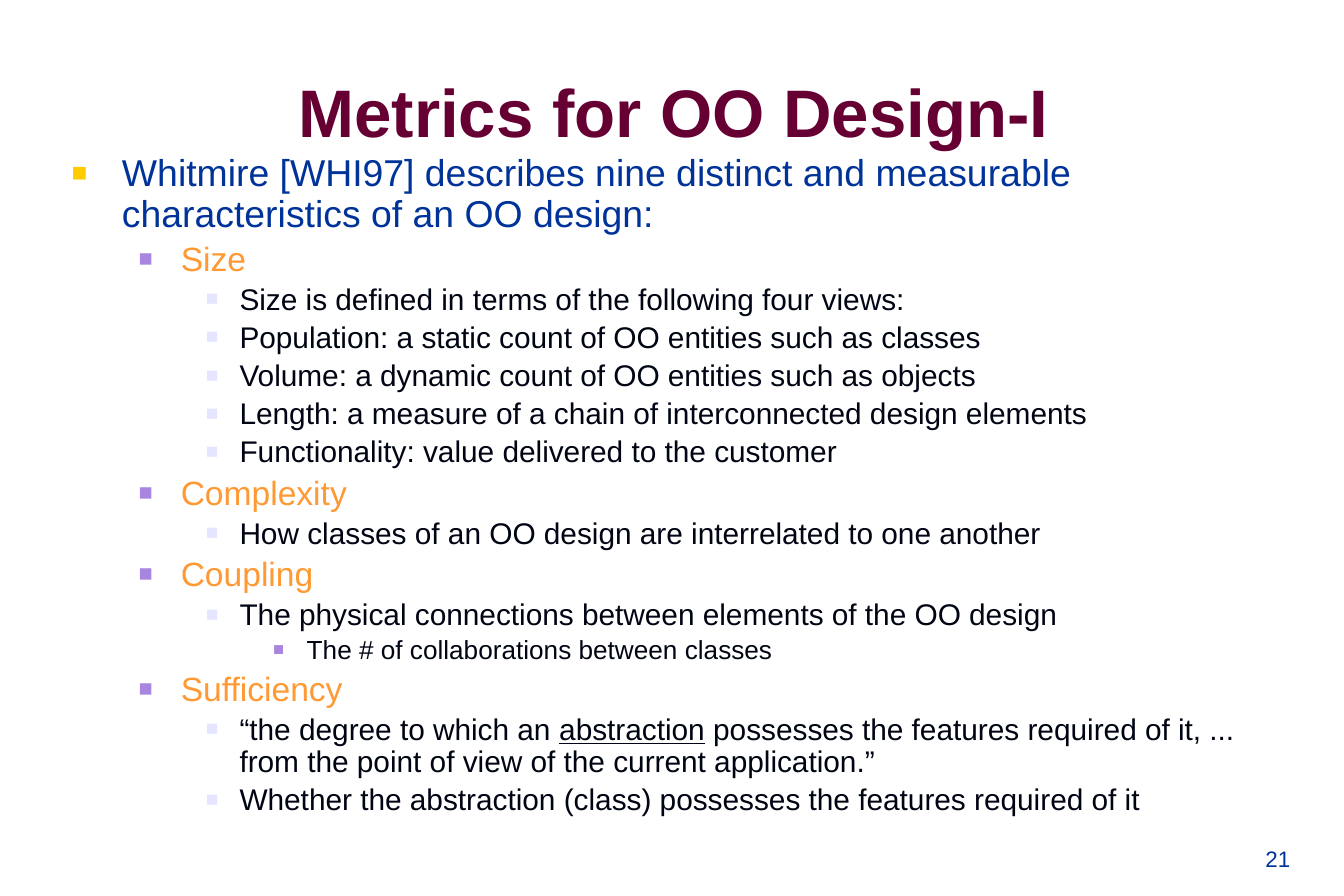
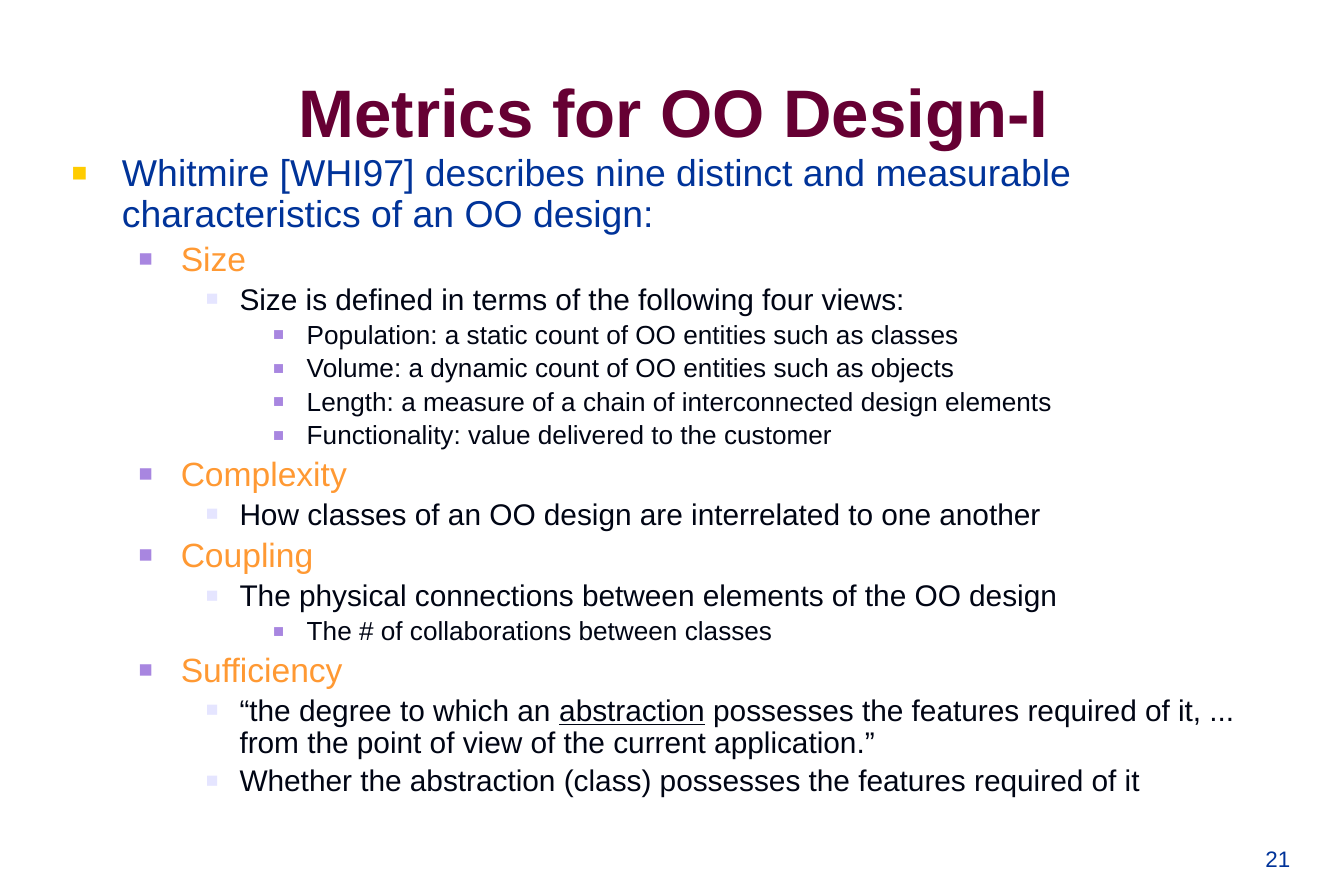
Before and after one commit to swtv-kaist/cs350-fall25, a slide deck: slide 21 of slides/lec15-ch23-design-metrics.pptx. Drawn at 1344x896 pixels with LibreOffice and Linux fonts; fonts in the diff are those of the drawing; background and template pictures are left out. Boxes give left, top, right and bottom in pixels: in the first picture for what was removed or moved away, otherwise in the second. Text is boxed around its words. In the diff, an @@ line names an element or a change of style, - is before the commit and + after.

```diff
--- a/slides/lec15-ch23-design-metrics.pptx
+++ b/slides/lec15-ch23-design-metrics.pptx
@@ text at bbox=[307, 325, 1051, 450]: size 16 to 14 pt in "Population: a static count of OO entities ...", "Volume: a dynamic count of OO entities ...", "Length: a measure of a chain of ...", "Functionality: value delivered to the customer"; list level 3 to 4 in "Population: a static count of ..."; bullet colour #E5E5FF to #A886E0; list level 3 to 4 in "Volume: a dynamic count of ..."; list level 3 to 4 in "Length: a measure of a ..."; list level 3 to 4 in "Functionality: value delivered to the ..." @@
```
Also in this commit, not shown: 3 other slides changed, 5 other files.
